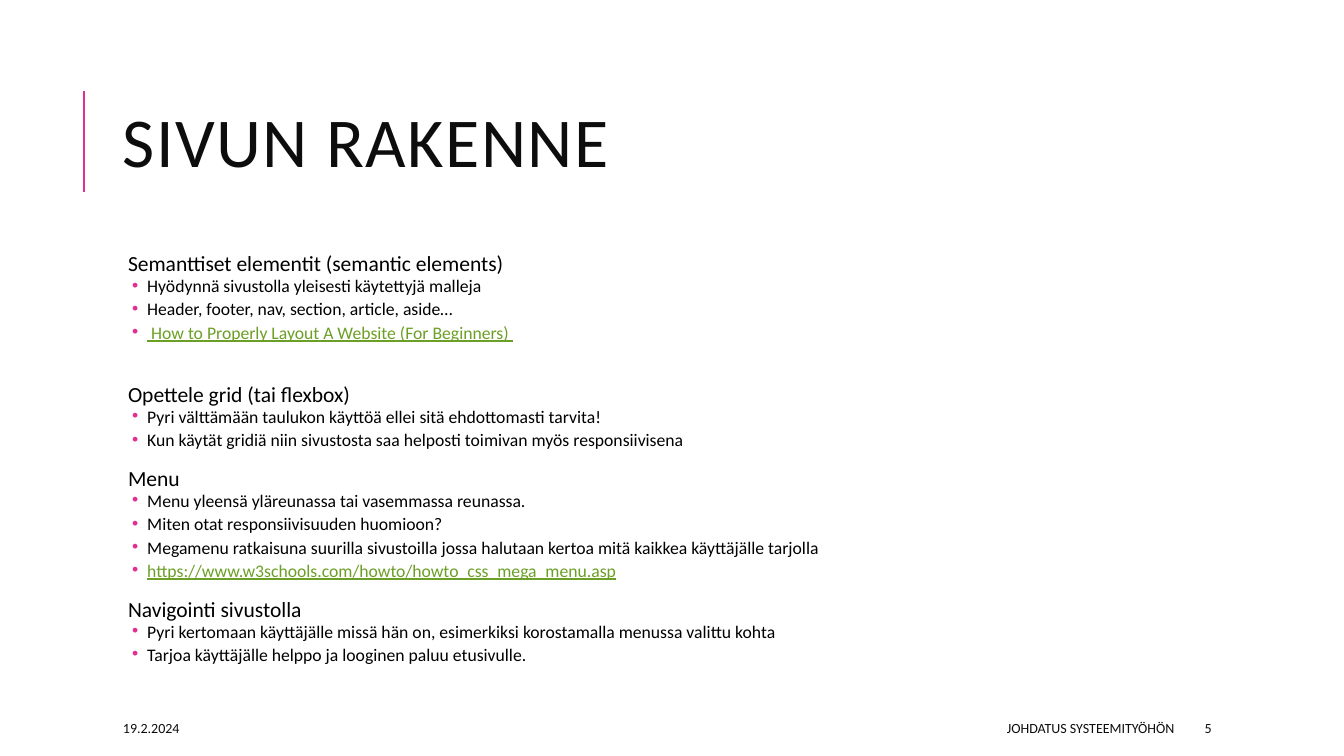
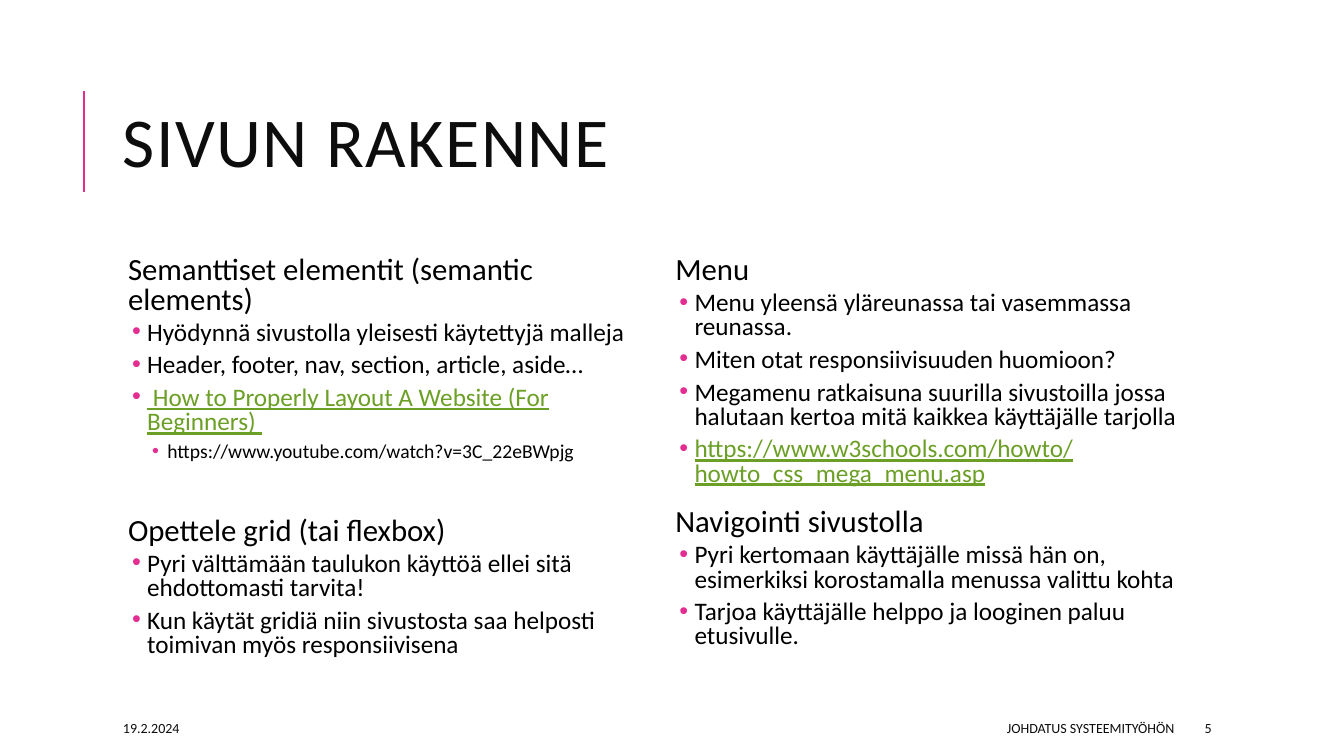
Before and after one commit to eermau/eermau.github.io, a slide deck: slide 5 of johsys24y/sivut/Web-käyttöliittymä.pptx. Drawn at 1344x756 pixels with LibreOffice and Linux fonts; fonts in the diff are those of the drawing. Boxes give left, top, right and bottom in pixels: in the first picture for what was removed or moved away, otherwise in the second. Text is boxed around its words. In the diff, an @@ line names an element or a change of style, - is before the commit and + after.

```diff
--- a/johsys24y/sivut/Web-käyttöliittymä.pptx
+++ b/johsys24y/sivut/Web-käyttöliittymä.pptx
@@ text at bbox=[128, 257, 624, 657]: size 15.4 to 22 pt in "Semanttiset elementit (semantic elements)", "Opettele grid (tai flexbox)"; size 12.6 to 18 pt in "Hyödynnä sivustolla yleisesti käytettyjä malleja", "Header, footer, nav, section, article, aside…", "How to Properly Layout A Website (For ...", "Pyri välttämään taulukon käyttöä ellei sitä ehdottomasti ..." and 1 more places; line spacing 0.7 to 0.8 @@
@@ text added at bbox=[675, 260, 1176, 645], 18 pt, text #000000 @@
+  Menu
+  • Menu yleensä yläreunassa tai vasemmassa reunassa.
+  • Miten otat responsiivisuuden huomioon?
+  • Megamenu ratkaisuna suurilla sivustoilla jossa halutaan kertoa mitä kaikkea käyttäjälle tarjolla
+  • https://www.w3schools.com/howto/howto_css_mega_menu.asp
+  Navigointi sivustolla
+  • Pyri kertomaan käyttäjälle missä hän on, esimerkiksi korostamalla menussa valittu kohta
+  • Tarjoa käyttäjälle helppo ja looginen paluu etusivulle.
@@ text at bbox=[167, 444, 573, 462]: paragraph added @@
+    • https://www.youtube.com/watch?v=3C_22eBWpjg
@@ text at bbox=[128, 472, 818, 664]: paragraphs removed @@
-  Menu
-  • Menu yleensä yläreunassa tai vasemmassa reunassa.
-  • Miten otat responsiivisuuden huomioon?
-  • Megamenu ratkaisuna suurilla sivustoilla jossa halutaan kertoa mitä kaikkea käyttäjälle tarjolla
-  • https://www.w3schools.com/howto/howto_css_mega_menu.asp
-  Navigointi sivustolla
-  • Pyri kertomaan käyttäjälle missä hän on, esimerkiksi korostamalla menussa valittu kohta
-  • Tarjoa käyttäjälle helppo ja looginen paluu etusivulle.
```
Also in this commit, not shown: 1 other slide changed, 5 other files.
